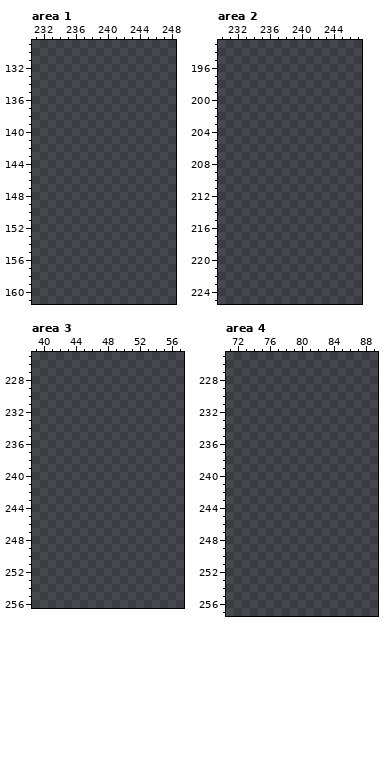
Pixel-art file: Level_15/Sokoban/img/tribeMan/og/tribeMan.aseprite. The picture above is the old version.
384x528 pixels, 1 frame. Colours within 5 levels of each other are drawn and written as one. Shown: area 1: x 231..248, y 129..161; area 2: x 230..247, y 193..225; area 3: x 39..57, y 225..256; area 4: x 71..89, y 225..257. The old version is drawn lined up with the new one, on the new canvas. The commit also changed other parts of the picture, which this record leaves out.
New version:
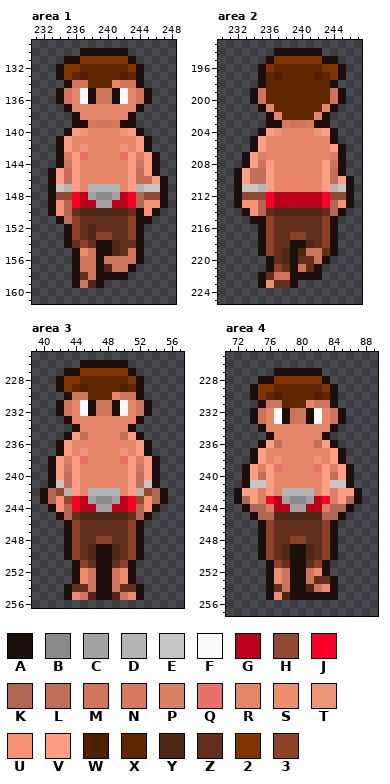
Palette (. is transparent): A #1b0e0b  B #8a8a8a  C #a4a1a2  D #b4b4b4  E #c6c6c6  F #fafafa  G #bb001c  H #924830  J #fa0026  K #b16853  L #bf6f58  M #cd745a  N #d8795e  P #db8064  Q #e57369  R #e58669  S #f18d6f  T #f19378  U #fa9173  V #ff9e82  W #4f2000  X #602600  Y #4f2717  Z #612e1b  2 #803400  3 #8e4126
From old to new:
canvas 384x528 -> 320x416, the old top-left corner now at 0,64 (the part of the old canvas that was cut away was empty and is not shown)
Changed rows in their new state; - is an unchanged pixel.
Area 1:
first column x 233:
130 ----AAAAAA-----
131 --AA222222A----
132 -A22XXXXXX2A---
133 -A2XWXXXXWXA---
134 --AMMXXXRMMA---
135 -AMRFAMMAFRMA--
136 -AMRFAMMAFRMA--
137 --ARRRRRRRRA---
138 ---ARRRRRRA----
139 ---AANMMNAA----
140 --AVTRRRRTVA---
141 -AVRRRRRRRRVA--
142 -AVRTRRRRTRVA--
143 -APVQRRRRQVPVA-
144 -AMVRRRRRRVMVA-
145 AVLVRRRRRRVLVA-
146 AVLVRRRRRRVLLVA
147 AEDVRDDDDRVDEEA
148 AHHJGCBBCGJKHHA
149 AUKJGGCCGGJKUUA
150 AUKZYYYYYYZAUA-
151 -AL3ZZZZZZ3AA--
152 --A3ZYZZZZ3A---
153 --A3ZY33ZZ3A---
154 --AZ3ZAAYZZA---
155 ---ASMAAYZMA---
156 ---AMMAMMMMA---
157 ---AMMAYMMA----
158 ---AZMAAAA-----
159 ---AMYA--------
Area 2:
first column x 232:
194 -----AAAAAA----
195 ----A222222AA--
196 ---A2XXXXXX22A-
197 ---AXWXXXXWX2A-
198 ---AXXXXXXXXA--
199 --AMXXXXXXXXMA-
200 --AMXXXXXXXXMA-
201 ---ARXXXXXXRA--
202 ----ARXXXXRA---
203 ----AANMMNAA---
204 ---AVTRRRRTVA--
205 --AVRRRRRRRRA--
206 --AVRRRRRRRRVA-
207 -AVPRRRRRRRRPA-
208 -AVMVRRRRRRVMA-
209 AVLLVRRRRRRVLA-
210 AVLLVRRRRRRVLVA
211 AEEDVRRRRRRVDEA
212 AHHHJGGGGGGJHHA
213 AUUKJGGGGGGJKUA
214 -AUKZYYYYYYZKA-
215 --AA3ZZZZZZ3A--
216 ---A3ZZZZZZ3A--
217 ---A3ZZ33ZZ3A--
218 ---A3ZZAAYZ3A--
219 ---A3ZYAYMMZA--
220 ----AZYAZZMA---
221 ----A3ZAMZA----
222 ---AZMMAAAA----
223 ---ASZZA-------
Area 3:
first column x 40:
226 -----AAAAAA-----
227 ---AA222222A----
228 --A22XXXXXX2A---
229 --A2XWXXXXWXA---
230 ---AMMXXXRMMA---
231 --AMRFAMMAFRMA--
232 --AMRFAMMAFRMA--
233 ---ARRRRRRRRA---
234 ----ARRRRRRA----
235 ---AVLRRRRLVA---
236 --AVRRRRRRRRVA--
237 --AVRTRRRRTRVA--
238 -AVPVQRRRRQVPVA-
239 -AVMVRRRRRRVMVA-
240 -AVLVRRRRRRVLVA-
241 -AELVRRRRRRVLEA-
242 AKHDVRDDDDRVDHKA
243 AKUHJGCBBCGJHUKA
244 -AUKJGGCCGGJKUA-
245 --AKZYYYYYYZKA--
246 ---A3ZZZZZZ3A---
247 ---A3ZZZZZZ3A---
248 ---A3ZZ33ZZ3A---
249 ---A3ZYAAYZ3A---
250 ---A3ZYAAYZ3A---
251 ----A3ZAAZ3A----
252 ----ASMAAMSA----
253 ----ASMAAMSA----
254 ---AZZMAAMZZA---
255 ---ASMYAAYMSA---
Area 4:
first column x 72:
227 -----AAAAAA-----
228 ---AA222222A----
229 --A22XXXXXX2A---
230 --A2XWXXXXWXA---
231 ---AMMXXXRMMA---
232 --AMRFAMMAFRMA--
233 --AMRFAMMAFRMA--
234 ---ARRRRRRRRA---
235 ----ARRRRRRA----
236 ---AVLRRRRLVA---
237 --AVRRRRRRRRVA--
238 --AVRTRRRRTRVA--
239 -AVPVQRRRRQVPVA-
240 -AVLVRRRRRRVLVA-
241 -AEEVRRRRRRVEEA-
242 AVVPVRDDDDRVPVVA
243 AKVPJGCBBCGJPVKA
244 -AKKPGGCCGGPKKA-
245 --AKKYYYYYYKKA--
246 ---A3ZZZZZZ3A---
247 ---A3ZZZZZZ3A---
248 ---A3ZZ33ZZ3A---
249 ---A3ZYAAYZ3A---
250 ---A3ZYAAYZ3A---
251 ----A3ZAAZ3A----
252 ----ASMAAMSA----
253 ----ASMAAMZZA---
254 ----AZMAAYMSA---
255 ----ASYAAAAAA---
